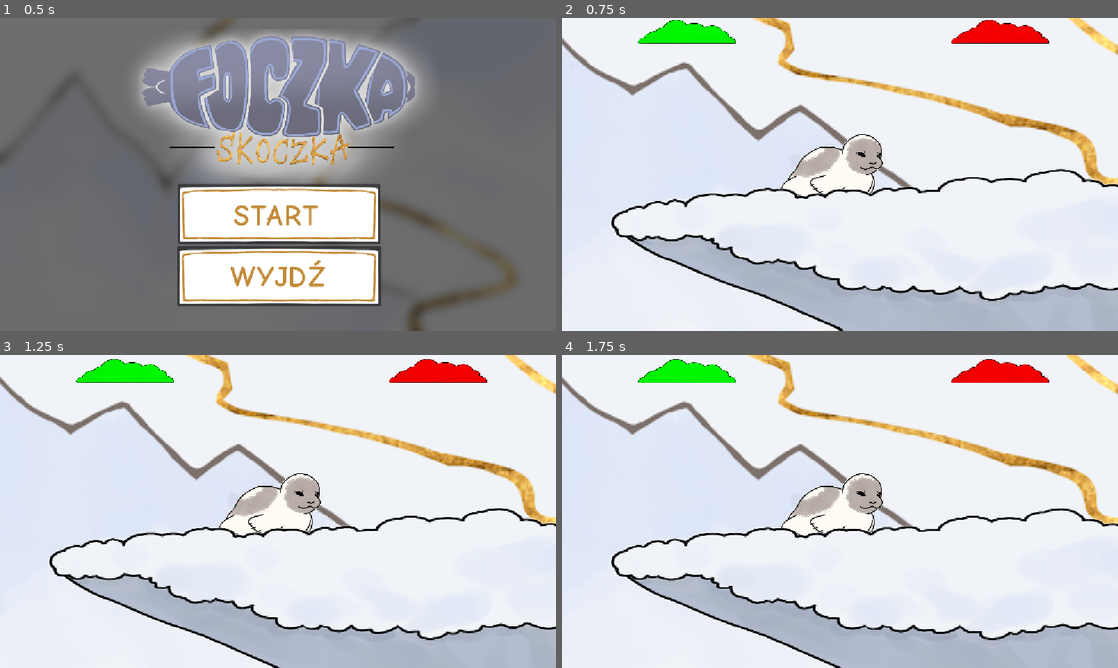
Above: before the commit, frames 1-4 (two rows, left to right).
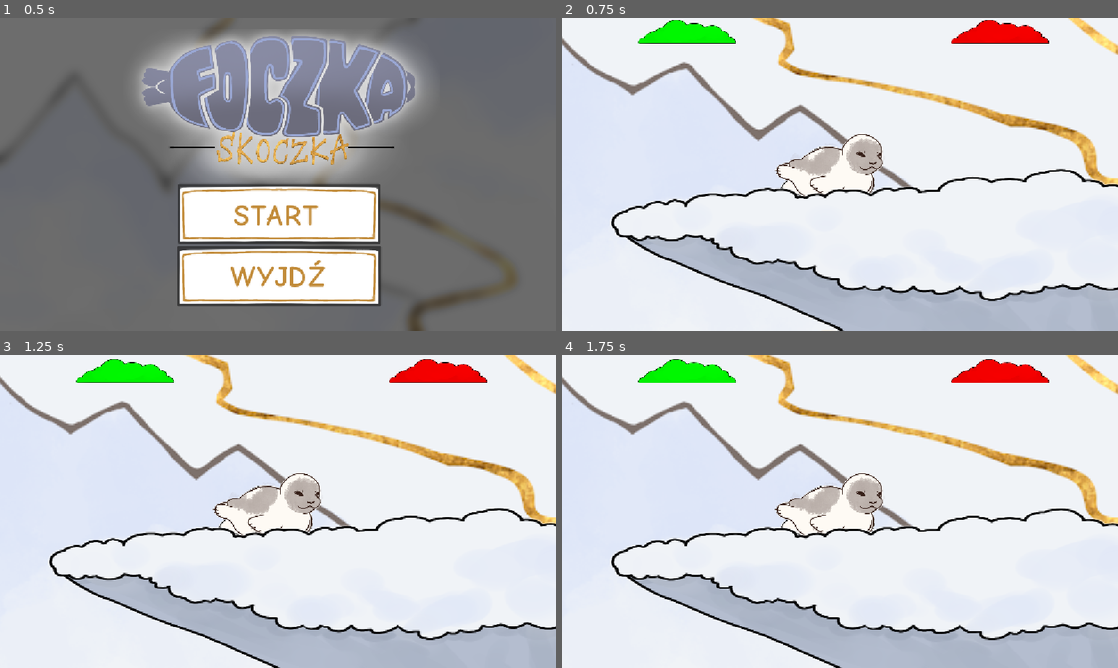
Above: after the commit, the same moments.

Repository: tuberculilium/bounce-game
Game: Godot game, scene res://main_menu.tscn
The game is run twice, just before and just after one commit, with the same random seed, the same clock (stepped at 60 frames per second) and the same inputs.
Inputs (mouse positions are in pixels of both pictures, inside the frame that each line leads up to):
- Up to frame 1 (0.5 s): no input
- Up to frame 2 (0.75 s): click (840, 215) at 0.5 s
- Up to frame 3 (1.25 s): no input
- Up to frame 4 (1.75 s): no input

Frame 1 is identical in both runs. In frame 2, 0.6% of the frame differs, in the area x 38-58%, y 37-58%; in frame 3, 0.6%; in frame 4, 0.6%.

Commit message:
deleted that arial thing

Diff:
--- a/main.tscn
+++ b/main.tscn
@@ -80,11 +80,6 @@
 
 	move_and_slide()
 
-func _process(_float):
-	if is_on_floor():
-		$Sprite2D.show(); $Sprite2D2.hide()
-	else:
-		$Sprite2D.hide(); $Sprite2D2.show()
 "
 
 [sub_resource type="CircleShape2D" id="CircleShape2D_0xm2m"]
@@ -272,7 +267,6 @@
 [node name="CanvasLayer" type="CanvasLayer" parent="." unique_id=1663571309]
 
 [node name="pause menu" parent="CanvasLayer" unique_id=333535769 instance=ExtResource("3_h2yge")]
-anchors_preset = 15
 
 [node name="fire wall" type="AnimatableBody2D" parent="." unique_id=633776273]
 position = Vector2(15.000002, 1800)
